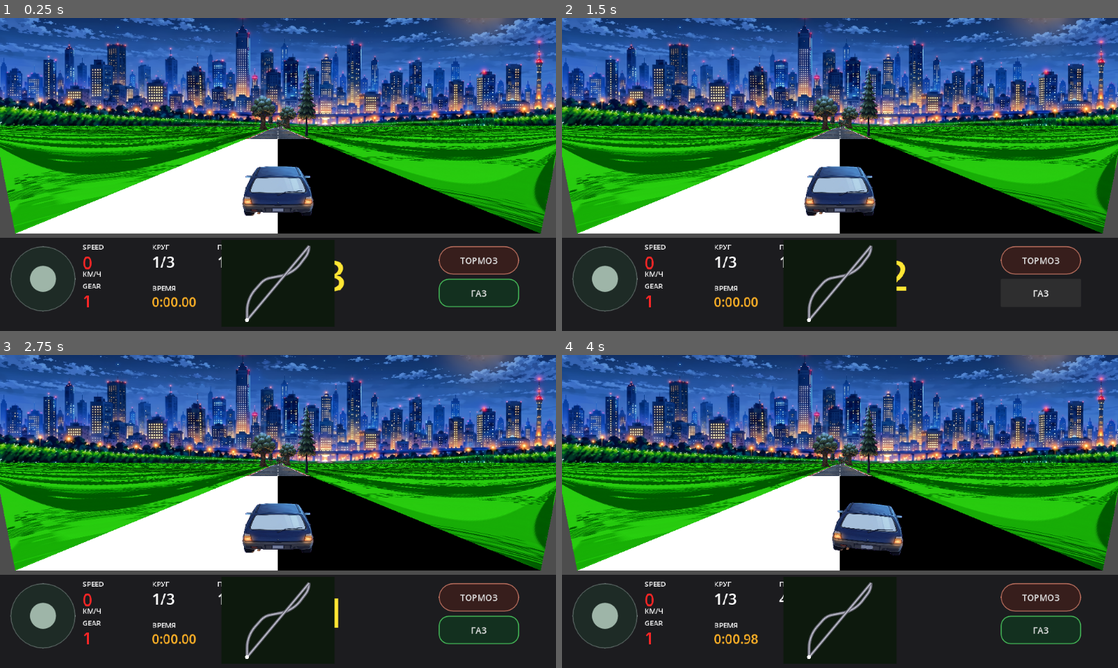
Above: before the commit, frames 1-4 (two rows, left to right).
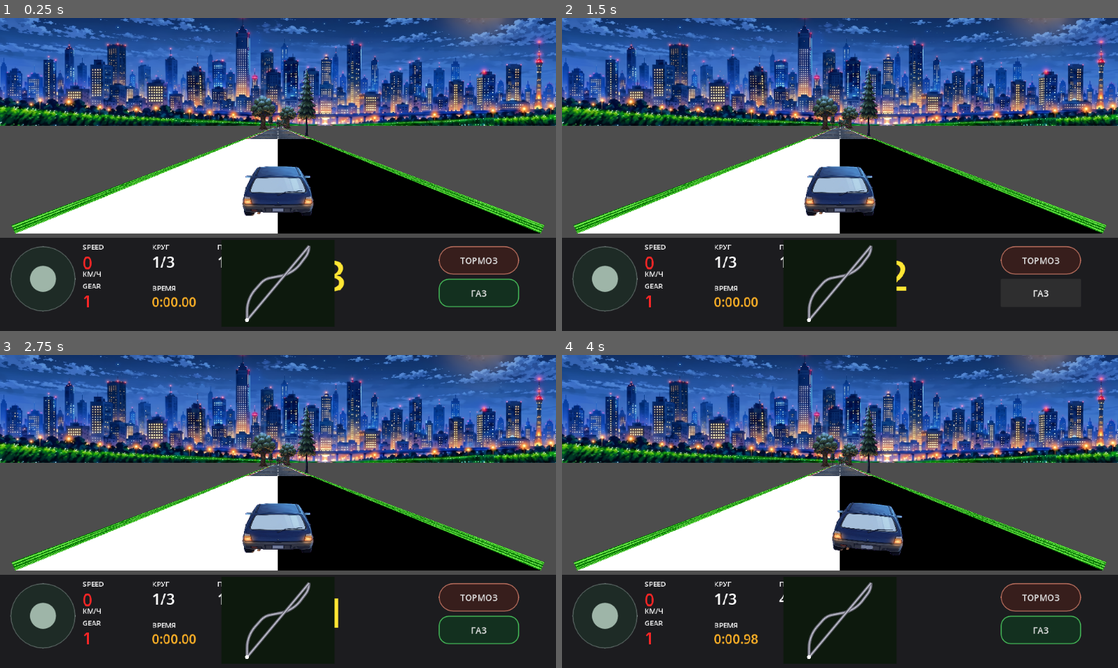
Above: after the commit, the same moments.

Repository: masterofmagic234/Arkon
Game: Godot game, scene res://scenes/level2_pseudo3d.tscn
Same seed, same stepped clock (60 frames per second), same inputs: the game is played once before the commit and once after it. This scene is started directly instead of the project's main scene.
Inputs (mouse positions are in pixels of both pictures, inside the frame that each line leads up to):
- Up to frame 1 (0.25 s): no input
- Up to frame 2 (1.5 s): click "ТОРМОЗ" at 0.5 s; click "ГАЗ" at 1.25 s
- Up to frame 3 (2.75 s): tap Enter at 2 s; move the mouse to (400, 495) at 2.02 s; hold D (race_right) from 2.03 s (still down); click (400, 495) at 2.17 s
- Up to frame 4 (4 s): release D (race_right) at 2.75 s; tap Space at 2.75 s; drag from (728, 527) to (812, 574) at 2.77 s; tap Enter at 3.5 s; move the mouse to (895, 442) at 3.52 s; hold D (race_right) from 3.53 s (still down)

The runs differ from the first frame. In frame 1, 17% of the frame differs, in the area x 0-100%, y 34-69%; in frame 2, 17%; in frame 3, 17%; in frame 4, 17%.

Commit message:
Build sloped roadside grass embankments

Diff:
--- a/scripts/race_renderer_pseudo3d.gd
+++ b/scripts/race_renderer_pseudo3d.gd
@@ -263,16 +263,14 @@
         shw[i] = scale * ROAD_WORLD_WIDTH * 0.5 * w * ROAD_SCREEN_SCALE
         sidx[i] = posmod(int(floor(absolute_seg)), track_size)
 
-    # Grass: world-space UVs derived from the exact same projected samples.
+    # Grass: perspective embankments rising upward from the road edges.
+    # The roadside is deliberately a sloped surface rather than a flat green
+    # screen fill: the outer/top edge rises away from the asphalt, matching the
+    # reference where the fields visibly climb toward the horizon.
     var gi: int = FAR_SEGMENTS - 2
     while gi >= 0:
         var gj: int = min(gi + ROAD_STEP, FAR_SEGMENTS - 1)
         if ssy[gi] > ssy[gj]:
-            var gl0 := Vector2(0.0, ssy[gi])
-            var gr0 := Vector2(w, ssy[gi])
-            var gl1 := Vector2(0.0, ssy[gj])
-            var gr1 := Vector2(w, ssy[gj])
-
             var road_l0 := Vector2(ssx[gi] - shw[gi], ssy[gi])
             var road_r0 := Vector2(ssx[gi] + shw[gi], ssy[gi])
             var road_l1 := Vector2(ssx[gj] - shw[gj], ssy[gj])
@@ -291,66 +289,63 @@
             var grass_band: int = int(floor(absolute_seg_i))
             var grass_tint: Color = COL_GRASS_LIGHT if posmod(grass_band, 2) == 0 else COL_GRASS_DARK
 
-            # The roadside is a perspective field/embankment, not a flat
-            # screen fill. Its outer edge rises toward the horizon, which gives
-            # the grass the same "surface going uphill into the distance" look
-            # as the reference image while leaving the skyline above it visible.
-            var embankment_factor: float = 0.28
-            var field_top_y_i: float = lerpf(horizon_y, ssy[gi], embankment_factor)
-            var field_top_y_j: float = lerpf(horizon_y, ssy[gj], embankment_factor)
-
-            var left_top_i := Vector2(0.0, field_top_y_i)
-            var left_top_j := Vector2(0.0, field_top_y_j)
-            var right_top_i := Vector2(w, field_top_y_i)
-            var right_top_j := Vector2(w, field_top_y_j)
-
-            # Keep the actual road edge untouched. Only the outside boundary
-            # of the grass is lifted toward the horizon.
+            # Height follows perspective, while the top also moves outward.
+            # This creates an inclined embankment instead of a vertical wall.
+            var embankment_height_i: float = 140.0 * (CAMERA_DEPTH / dz_i)
+            var embankment_height_j: float = 140.0 * (CAMERA_DEPTH / dz_j)
+            var embankment_slope: float = 0.45
+
+            var top_l0 := Vector2(
+                road_l0.x - embankment_height_i * embankment_slope,
+                road_l0.y - embankment_height_i
+            )
+            var top_l1 := Vector2(
+                road_l1.x - embankment_height_j * embankment_slope,
+                road_l1.y - embankment_height_j
+            )
+            var top_r0 := Vector2(
+                road_r0.x + embankment_height_i * embankment_slope,
+                road_r0.y - embankment_height_i
+            )
+            var top_r1 := Vector2(
+                road_r1.x + embankment_height_j * embankment_slope,
+                road_r1.y - embankment_height_j
+            )
+
             var left_points := PackedVector2Array([
-                left_top_i, road_l0, road_l1, left_top_j
+                top_l0, road_l0, road_l1, top_l1
             ])
             var right_points := PackedVector2Array([
-                road_r0, right_top_i, right_top_j, road_r1
+                road_r0, top_r0, top_r1, road_r1
             ])
 
             if grass_texture != null:
-                var half_road := ROAD_WORLD_WIDTH * 0.5
-
-                var world_dx_per_px_i: float = (half_road * ROAD_SCREEN_SCALE) / maxf(shw[gi], 0.001)
-                var world_dx_per_px_j: float = (half_road * ROAD_SCREEN_SCALE) / maxf(shw[gj], 0.001)
-
-                # UV X follows the road-relative lateral offset. This keeps
-                # the texture wrapped around the curved road instead of
-                # dragging it sideways with the global track center.
-                var offset_left_i := (0.0 - ssx[gi]) * world_dx_per_px_i
-                var offset_right_i := (w - ssx[gi]) * world_dx_per_px_i
-                var offset_left_j := (0.0 - ssx[gj]) * world_dx_per_px_j
-                var offset_right_j := (w - ssx[gj]) * world_dx_per_px_j
-
-                # UV Y is tied to actual camera distance. The top of the field
-                # gets a small extra upward texture span so grass blades/rows
-                # visibly continue up the embankment instead of ending at a
-                # flat horizontal strip.
-                var uv_y_i := -dz_i * GRASS_WORLD_UV_SCALE
-                var uv_y_j := -dz_j * GRASS_WORLD_UV_SCALE
-                var uv_top_i := uv_y_i - 0.65
-                var uv_top_j := uv_y_j - 0.65
-
+                # Use the full texture width. U=0 on both edges would sample
+                # only one vertical line of the grass texture.
+                var u_left: float = -0.25
+                var u_right: float = 0.25
+                var v_scale: float = 2.5
+                var uv_v_i: float = -absolute_seg_i * v_scale
+                var uv_v_j: float = -absolute_seg_j * v_scale
+
+                # Texture follows the sloped surface: the top edge gets one
+                # additional vertical texture span, while V continues with
+                # world distance so the grass does not slide with the camera.
                 var left_uvs := PackedVector2Array([
-                    Vector2(offset_left_i * GRASS_WORLD_UV_SCALE, uv_top_i),
-                    Vector2(-half_road * GRASS_WORLD_UV_SCALE, uv_y_i),
-                    Vector2(-half_road * GRASS_WORLD_UV_SCALE, uv_y_j),
-                    Vector2(offset_left_j * GRASS_WORLD_UV_SCALE, uv_top_j)
+                    Vector2(u_left,  uv_v_i - 1.0),
+                    Vector2(u_right, uv_v_i),
+                    Vector2(u_right, uv_v_j),
+                    Vector2(u_left,  uv_v_j - 1.0)
                 ])
                 var right_uvs := PackedVector2Array([
-                    Vector2(half_road * GRASS_WORLD_UV_SCALE, uv_y_i),
-                    Vector2(offset_right_i * GRASS_WORLD_UV_SCALE, uv_top_i),
-                    Vector2(offset_right_j * GRASS_WORLD_UV_SCALE, uv_top_j),
-                    Vector2(half_road * GRASS_WORLD_UV_SCALE, uv_y_j)
+                    Vector2(u_left,  uv_v_i),
+                    Vector2(u_right, uv_v_i - 1.0),
+                    Vector2(u_right, uv_v_j - 1.0),
+                    Vector2(u_left,  uv_v_j)
                 ])
 
                 var grass_cols := PackedColorArray([
-                    grass_tint, grass_tint, grass_tint, grass_tint
+                    Color.WHITE, Color.WHITE, Color.WHITE, Color.WHITE
                 ])
                 draw_polygon(left_points, grass_cols, left_uvs, grass_texture)
                 draw_polygon(right_points, grass_cols, right_uvs, grass_texture)
